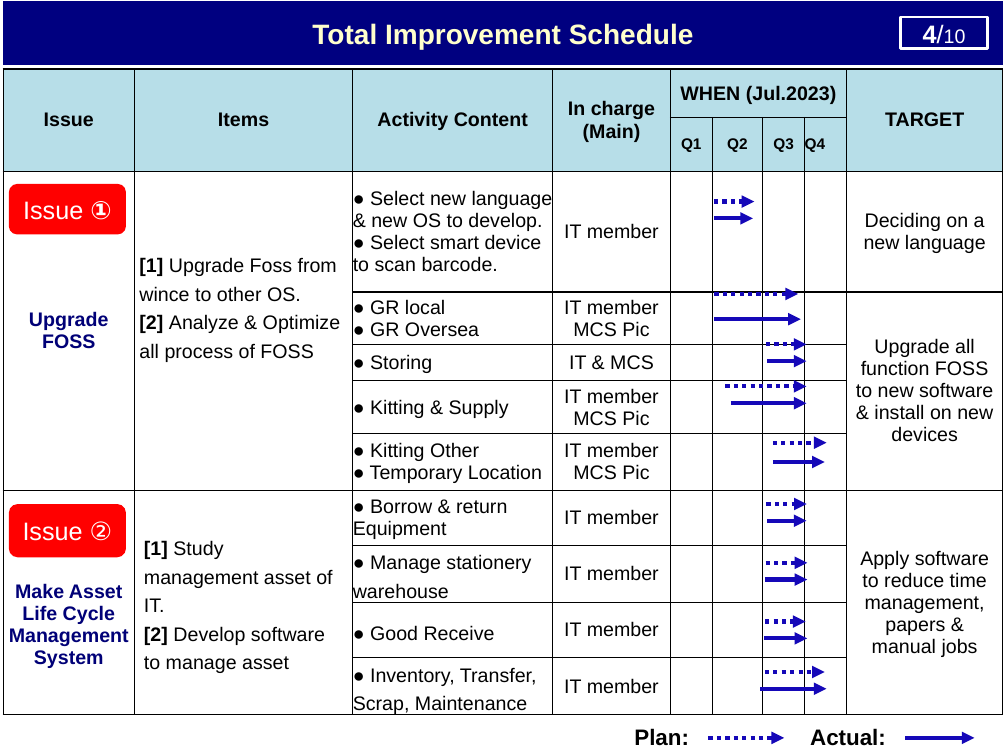
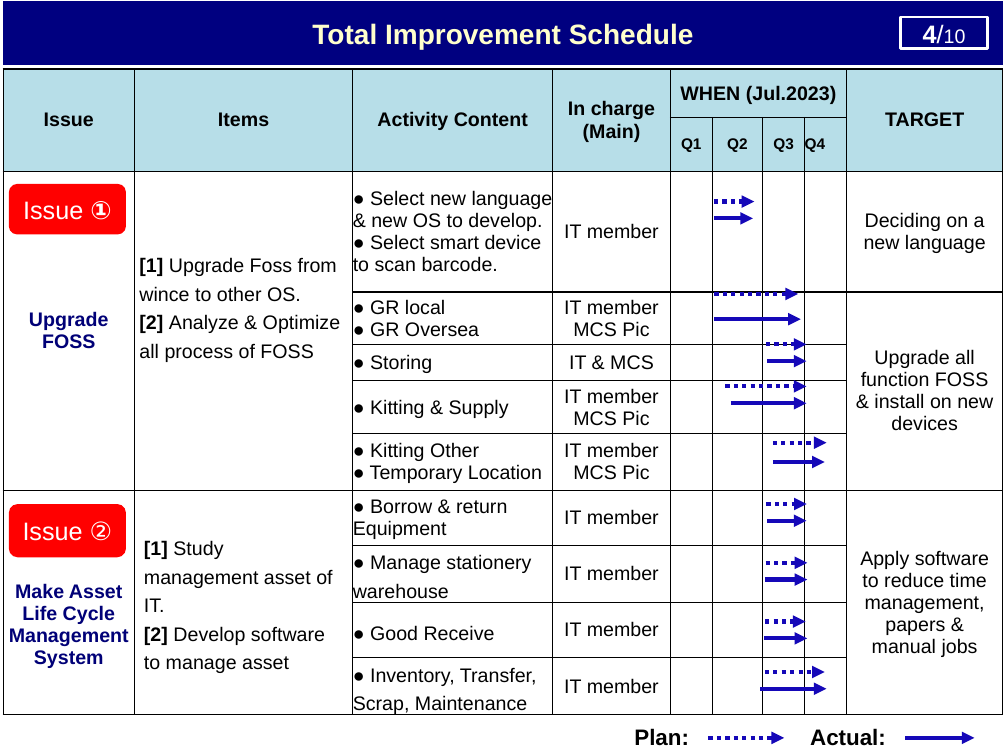
Before and after one commit to thietbicongnghevietnam/ReportPSNV, a slide deck: slide 5 of Report_test.pptx. Drawn at 1008x756 pixels with LibreOffice and Linux fonts; fonts in the diff are those of the drawing. Boxes give left, top, right and bottom in pixels: in the first picture for what was removed or moved away, otherwise in the second. Text is boxed around its words. In the diff, an @@ line names an element or a change of style, - is before the commit and + after.

```diff
--- a/Report_test.pptx
+++ b/Report_test.pptx
@@ table at <box>3,69,1004,719</box> @@
-row 4, column 9: Upgrade all function FOSS to new software & install on new devices
+row 4, column 9: Upgrade all function FOSS & install on new devices
```
Also in this commit, not shown: 5 other slides changed, 1 slide removed.
